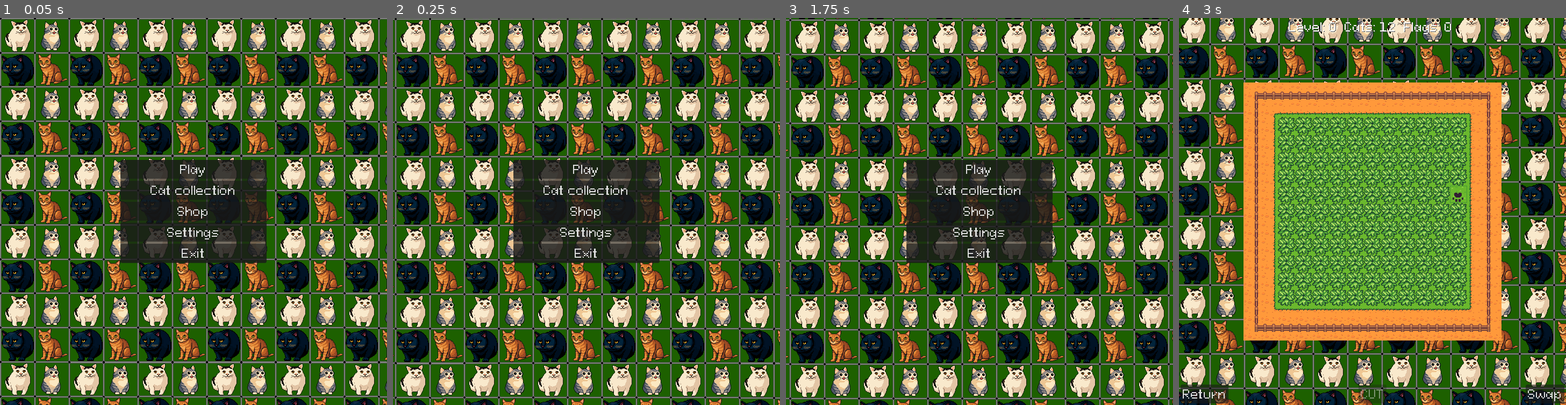
Above: before the commit, frames 1-4 (left to right).
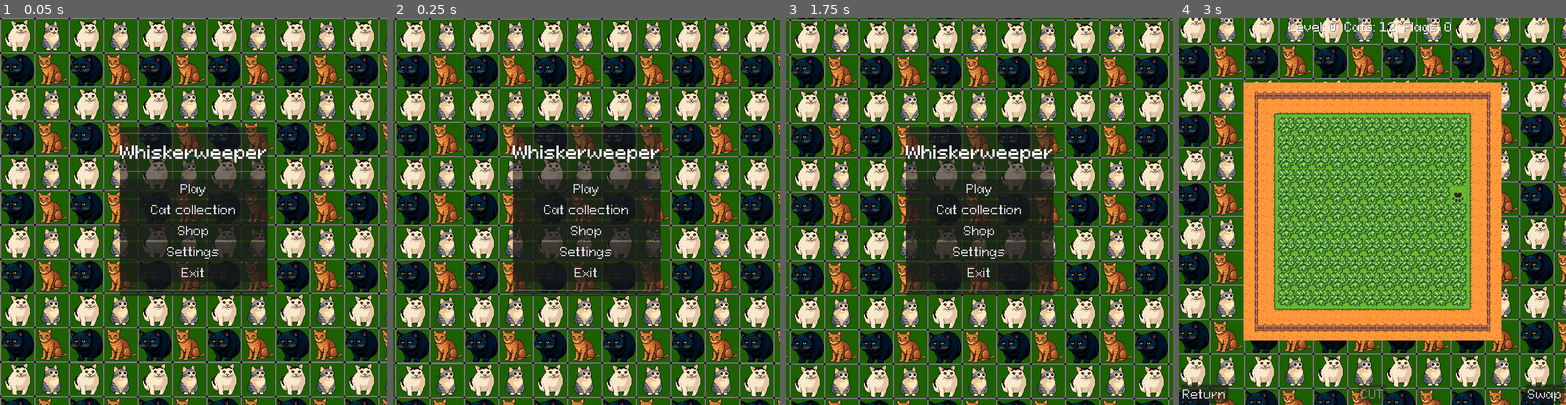
Above: after the commit, the same moments.

Repository: wratixor/whiskerweeper
Game: Godot game, scene res://game/scene/Main.tscn
The game is run twice, just before and just after one commit, with the same random seed, the same clock (stepped at 60 frames per second) and the same inputs.
Inputs (mouse positions are in pixels of both pictures, inside the frame that each line leads up to):
- Up to frame 1 (0.05 s): no input
- Up to frame 2 (0.25 s): no input
- Up to frame 3 (1.75 s): click "Play" at 0.5 s; click "Return" at 1.25 s
- Up to frame 4 (3 s): click "Play" at 2 s; move the mouse to (1457, 192) at 2.77 s; hold Right (ui_right) from 2.78 s (still down); click (1457, 192) at 2.85 s

The runs differ from the first frame. In frame 1, 6.4% of the frame differs, in the area x 30-70%, y 28-72%; in frame 2, 6.4%; in frame 3, 6.4%; in frame 4, nothing differs.

Commit message:
Menu update

Diff:
--- a/game/scene/Main.tscn
+++ b/game/scene/Main.tscn
@@ -17,14 +17,29 @@
 anchor_top = 0.5
 anchor_right = 0.5
 anchor_bottom = 0.5
-offset_left = -136.0
-offset_top = -96.0
-offset_right = 136.0
-offset_bottom = 96.0
+offset_left = -137.5
+offset_top = -157.0
+offset_right = 137.5
+offset_bottom = 157.0
 grow_horizontal = 2
 grow_vertical = 2
 
 [node name="VBoxContainer" type="VBoxContainer" parent="CanvasLayer/Panel"]
+layout_mode = 2
+
+[node name="HSeparatorTOP" type="HSeparator" parent="CanvasLayer/Panel/VBoxContainer"]
+custom_minimum_size = Vector2(0, 22)
+layout_mode = 2
+
+[node name="whiskerweeper" type="Label" parent="CanvasLayer/Panel/VBoxContainer"]
+layout_mode = 2
+theme_override_font_sizes/font_size = 33
+text = "Whiskerweeper"
+horizontal_alignment = 1
+vertical_alignment = 1
+
+[node name="HSeparatorCEN" type="HSeparator" parent="CanvasLayer/Panel/VBoxContainer"]
+custom_minimum_size = Vector2(0, 22)
 layout_mode = 2
 
 [node name="PlayButton" type="Button" parent="CanvasLayer/Panel/VBoxContainer"]
@@ -47,6 +62,10 @@
 layout_mode = 2
 text = "Exit"
 
+[node name="HSeparatorBot" type="HSeparator" parent="CanvasLayer/Panel/VBoxContainer"]
+custom_minimum_size = Vector2(0, 22)
+layout_mode = 2
+
 [node name="ButtonManager" type="Node" parent="."]
 script = ExtResource("3_x33vy")
 
